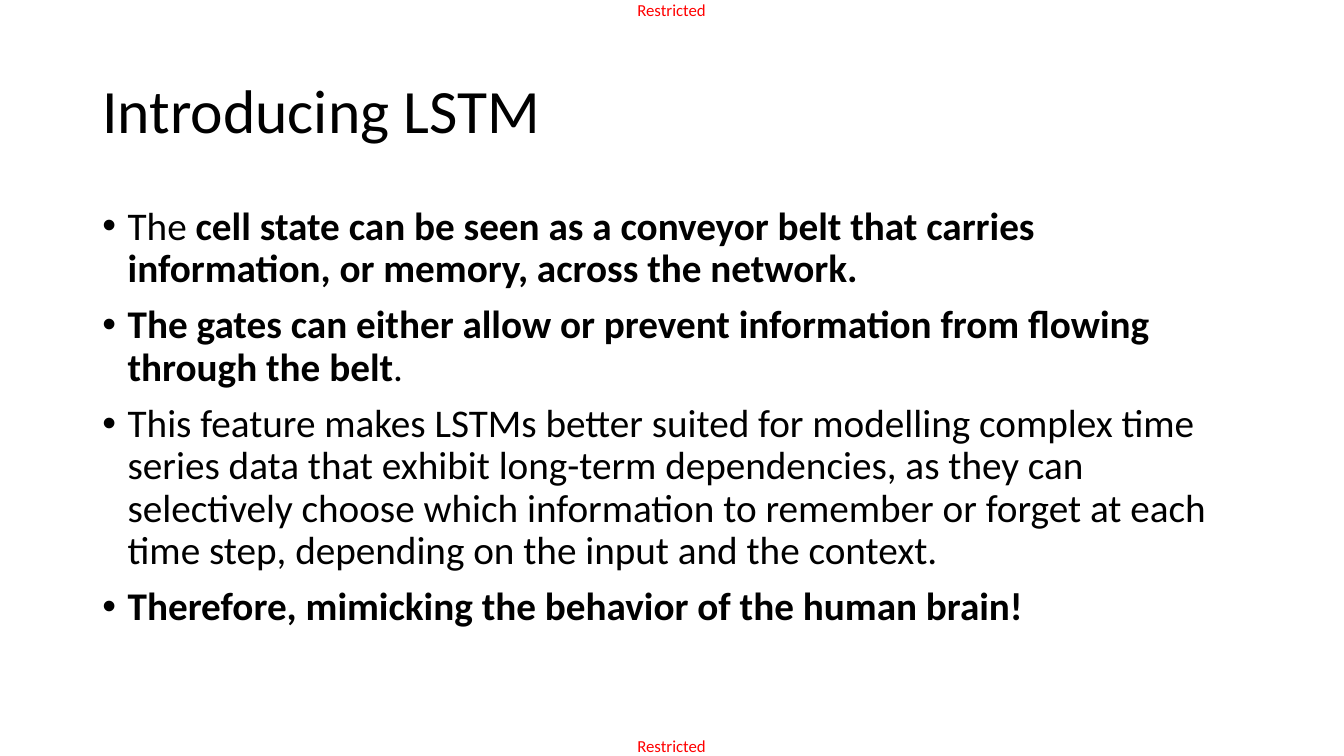
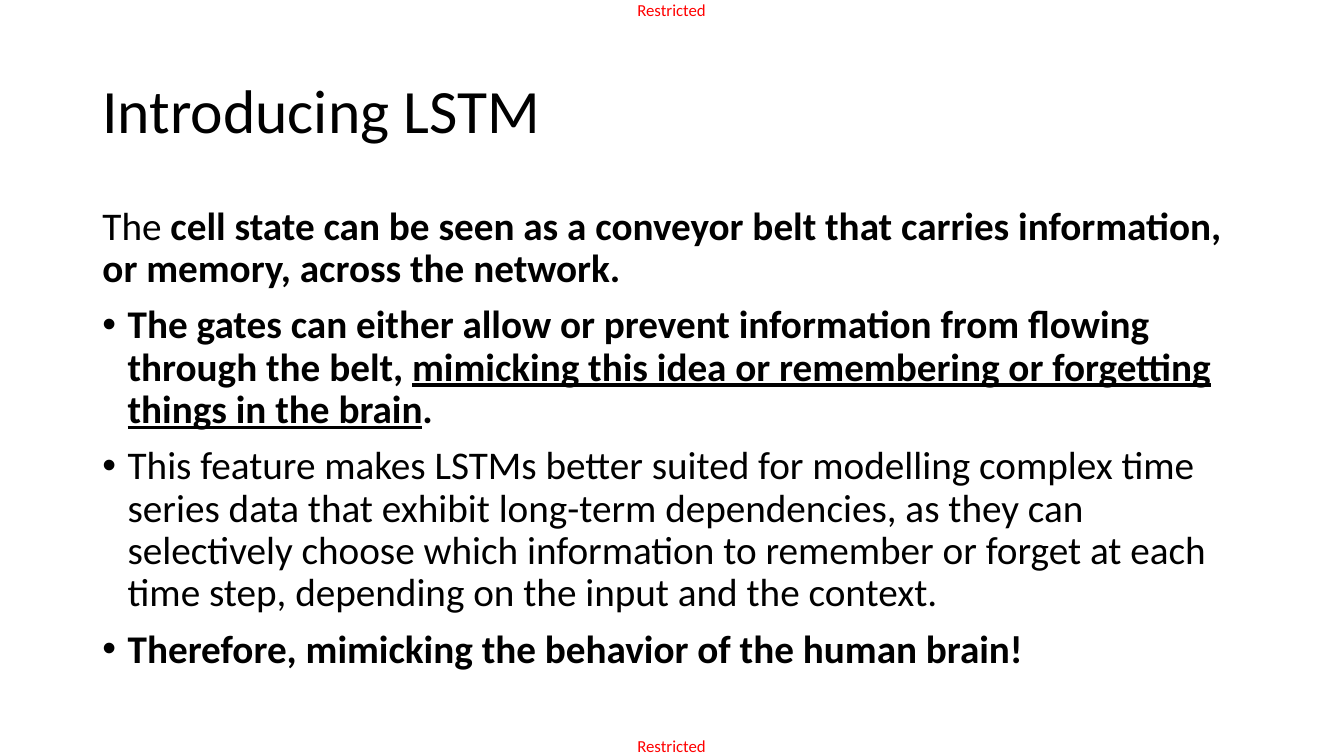
Before and after one commit to matthieudemari/SUTD_DL_50_039, a slide deck: slide 17 of W6/2. W6S2 final/W6S2.pptx (slide 21 before the commit). Drawn at 1344x756 pixels with LibreOffice and Linux fonts; fonts in the diff are those of the drawing. Boxes give left, top, right and bottom in pixels: in the first picture for what was removed or moved away, otherwise in the second. Text is boxed around its words. In the diff, an @@ line names an element or a change of style, - is before the commit and + after.

```diff
--- a/W6/2. W6S2 final/W6S2.pptx
+++ b/W6/2. W6S2 final/W6S2.pptx
@@ text at (x1=102, y1=212, x2=1221, y2=288): bullet • to none @@
@@ text at (x1=128, y1=310, x2=1211, y2=430): text changed @@
-• The gates can either allow or prevent information from flowing through the belt.
+• The gates can either allow or prevent information from flowing through the belt, mimicking this idea or remembering or forgetting things in the brain.
```
Also in this commit, not shown: 15 other slides changed, 5 slides added, 7 slides removed, 11 other files.
